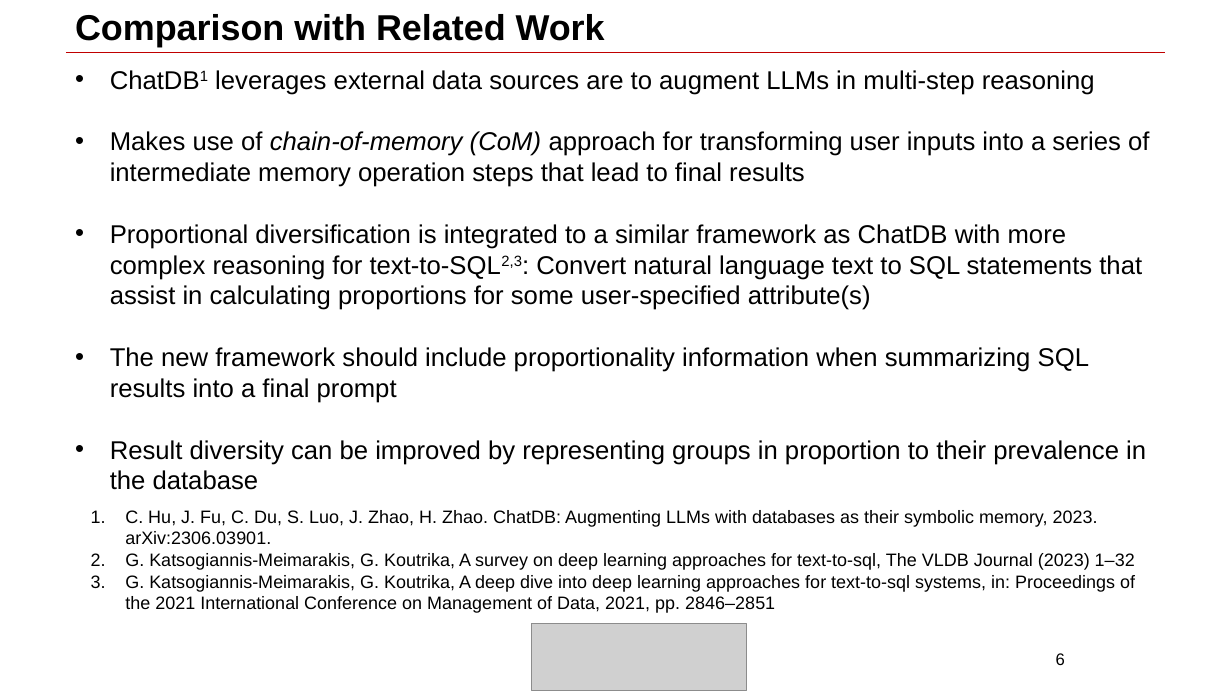
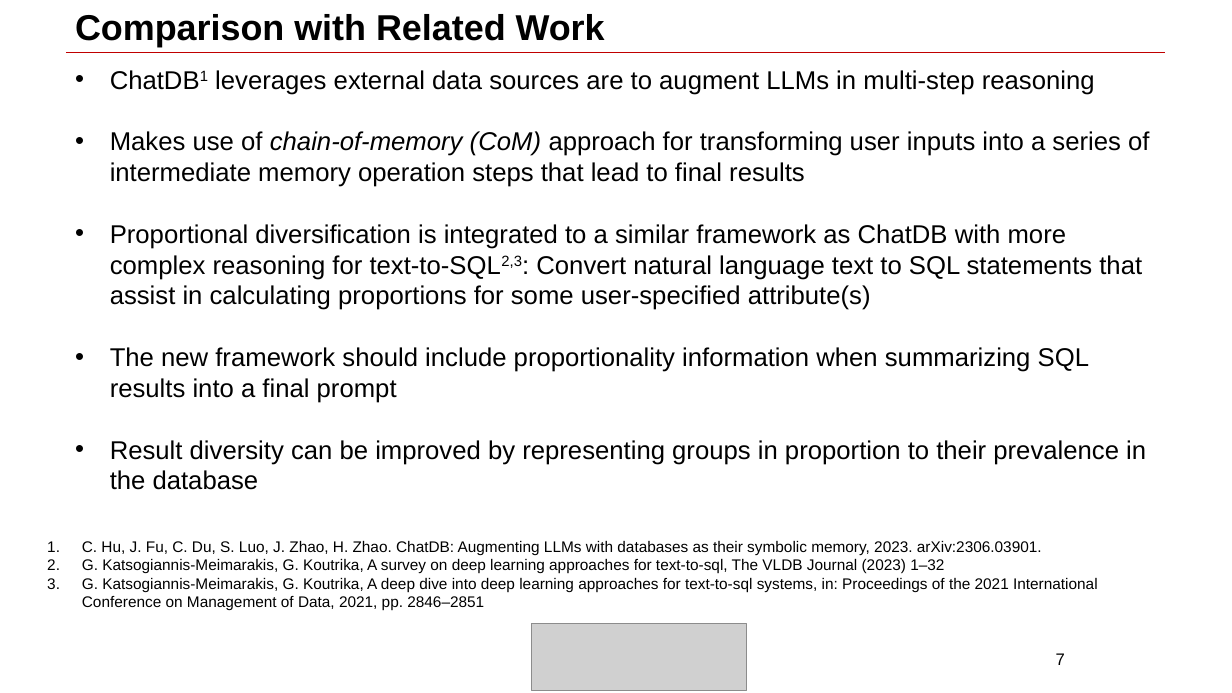
Before and after one commit to haixun/llmdb, a slide deck: slide 7 of Thinh.pptx (slide 6 before the commit). Drawn at 1232x693 pixels with LibreOffice and Linux fonts; fonts in the diff are those of the drawing; grey boxes stand for pictures; background and template pictures are left out. Boxes give left, top, right and bottom in pixels: in the first picture for what was removed or moved away, otherwise in the second. Text is boxed around its words. In the diff, an @@ line names an element or a change of style, - is before the commit and + after.

```diff
--- a/Thinh.pptx
+++ b/Thinh.pptx
@@ text "C. Hu, J. Fu, C. ...": place and size @@
-text "C. Hu, J. Fu, C. ..." at [125, 510, 1135, 613]
+text "C. Hu, J. Fu, C. ..." at [82, 541, 1098, 611]
@@ text "C. Hu, J. Fu, C. ..." at [82, 541, 1098, 611]: size 14 to 12 pt @@
@@ page number at [1056, 653, 1065, 665]: text changed @@
-6
+7
```
Also in this commit, not shown: 3 other slides changed, 1 slide added.
